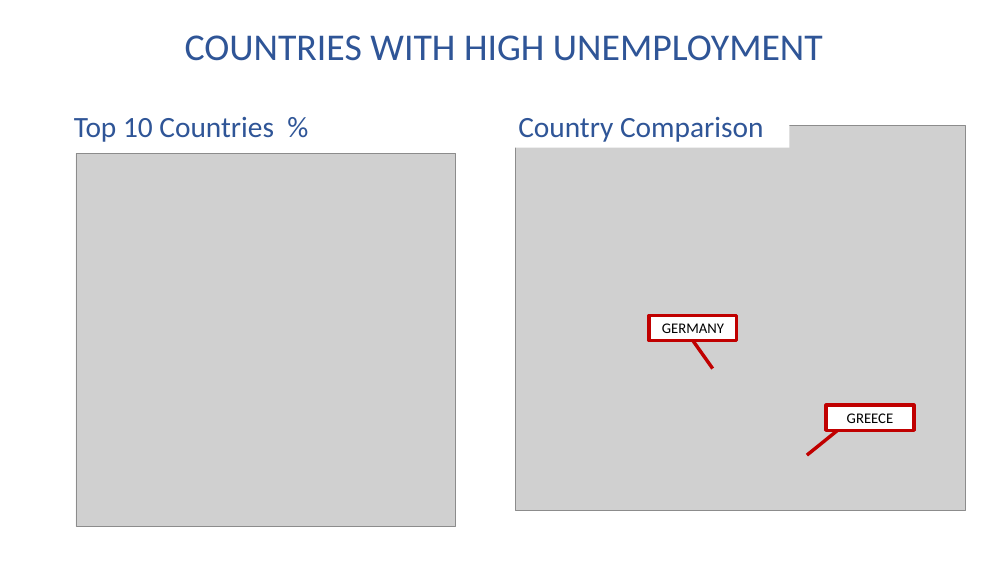
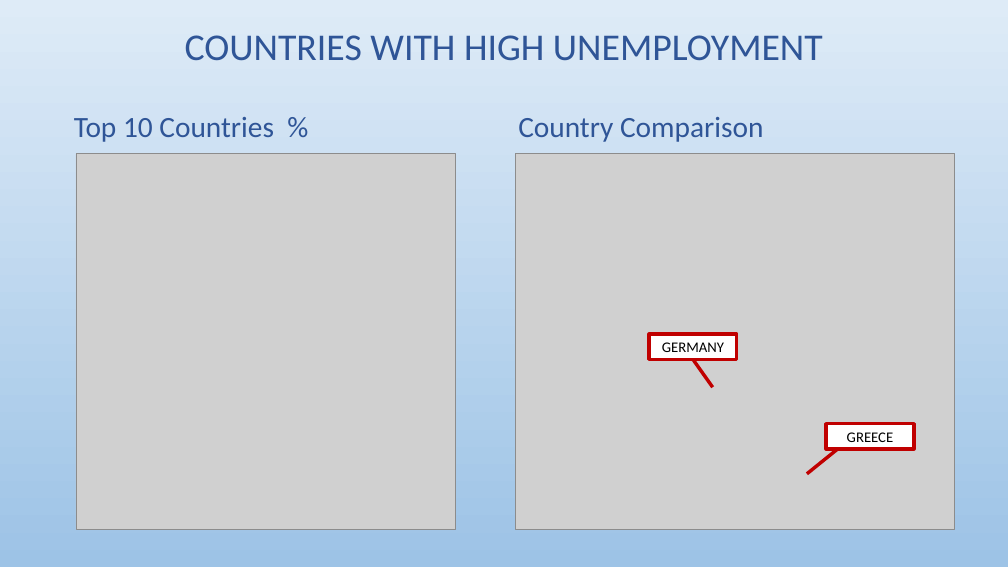
Before and after one commit to Malonk/unemployment_stats, a slide deck: slide 3 of data/output/unemployment_europe20200915.pptx (slide 4 before the commit). Drawn at 1008x567 pixels with LibreOffice and Linux fonts; fonts in the diff are those of the drawing; grey boxes stand for pictures. Boxes give left, top, right and bottom in pixels: in the first picture for what was removed or moved away, otherwise in the second. Text is boxed around its words. In the diff, an @@ line names an element or a change of style, - is before the commit and + after.

```diff
--- a/data/output/unemployment_europe20200915.pptx
+++ b/data/output/unemployment_europe20200915.pptx
@@ background #FFFFFF to gradient #DEEBF7 to #9DC3E6 @@
@@ text "Country Comparison": place and size @@
-text "Country Comparison" at bbox=[492, 104, 789, 147]
+text "Country Comparison" at bbox=[518, 117, 763, 142]
@@ text "Country Comparison" at bbox=[518, 117, 763, 142]: fill #FFFFFF to none @@
@@ picture: place and size @@
-picture at bbox=[516, 126, 966, 510]
+picture at bbox=[516, 154, 955, 529]
@@ 2 rectangles, 2 lines: place and size @@
-2 rectangles, 2 lines at bbox=[649, 315, 914, 455]
+2 rectangles, 2 lines at bbox=[649, 334, 914, 474]
```
Also in this commit, not shown: 5 other slides changed, 1 slide added, 1 slide removed, 6 other files.
